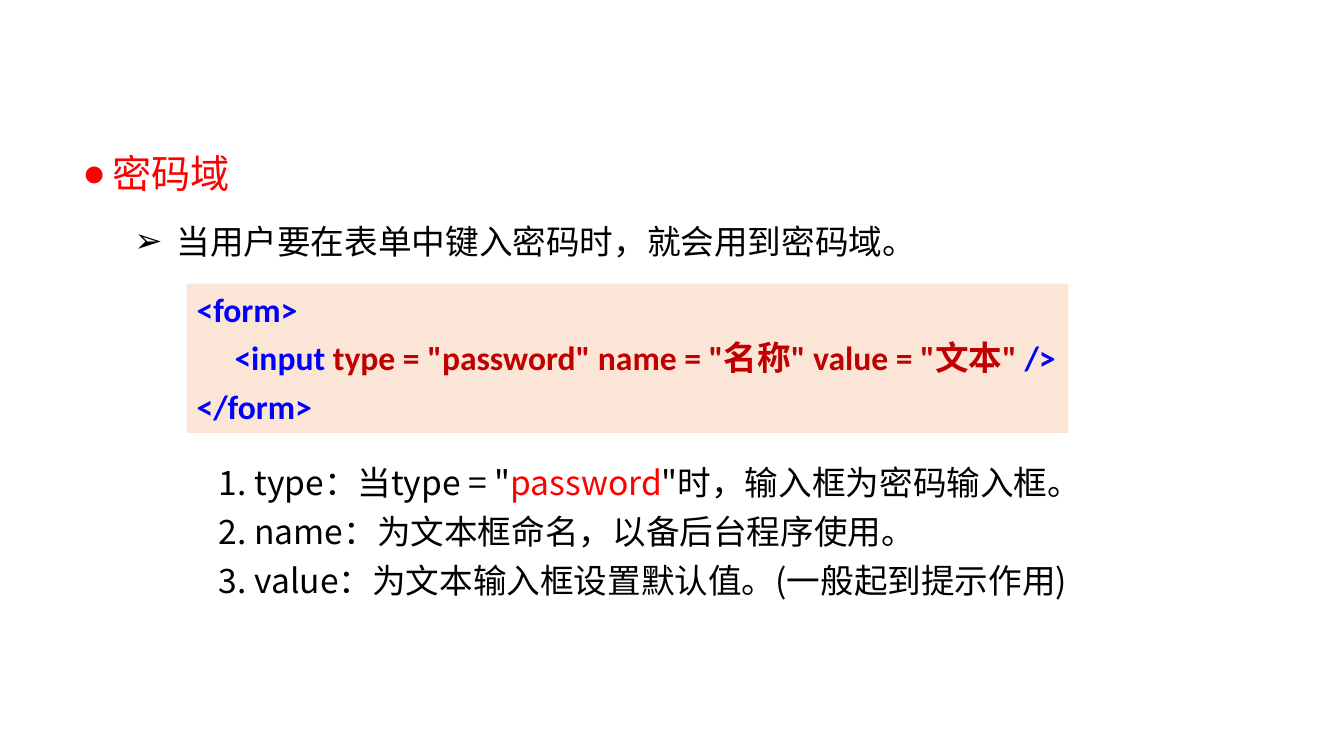
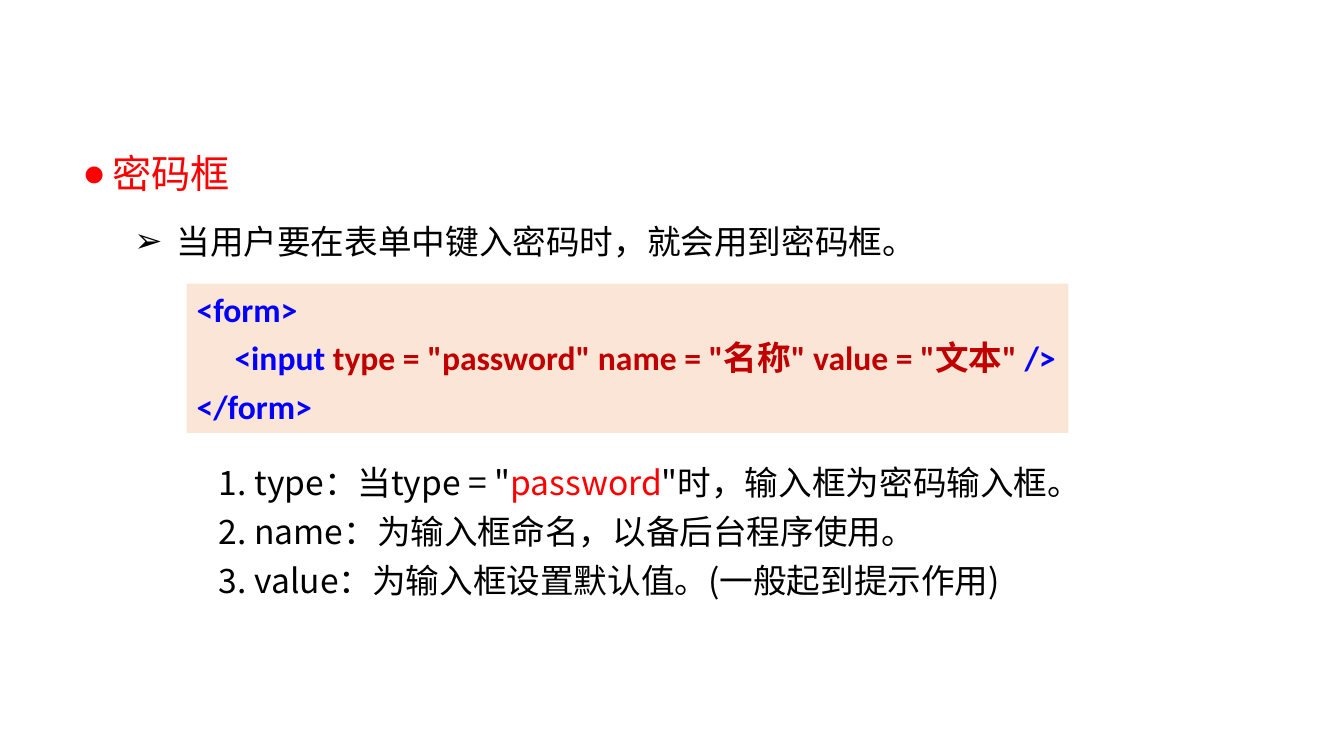
Before and after one commit to liujinmenghaoren/course-web1, a slide deck: slide 24 of materials/slides/ch03-htmlBasic2.pptx. Drawn at 1344x756 pixels with LibreOffice and Linux fonts; fonts in the diff are those of the drawing; background and template pictures are left out. Boxes give left, top, right and bottom in pixels: in the first picture for what was removed or moved away, otherwise in the second. Text is boxed around its words. In the diff, an @@ line names an element or a change of style, - is before the commit and + after.

```diff
--- a/materials/slides/ch03-htmlBasic2.pptx
+++ b/materials/slides/ch03-htmlBasic2.pptx
@@ text at <box>112,154,916,258</box>: text changed @@
-● 密码域
-  ➢ 当用户要在表单中键入密码时，就会用到密码域。
+● 密码框
+  ➢ 当用户要在表单中键入密码时，就会用到密码框。
@@ text at <box>219,515,1000,600</box>: text changed @@
-2. name：为文本框命名，以备后台程序使用。
-3. value：为文本输入框设置默认值。(一般起到提示作用)
+2. name：为输入框命名，以备后台程序使用。
+3. value：为输入框设置默认值。(一般起到提示作用)
```
Also in this commit, not shown: 3 other slides changed.
